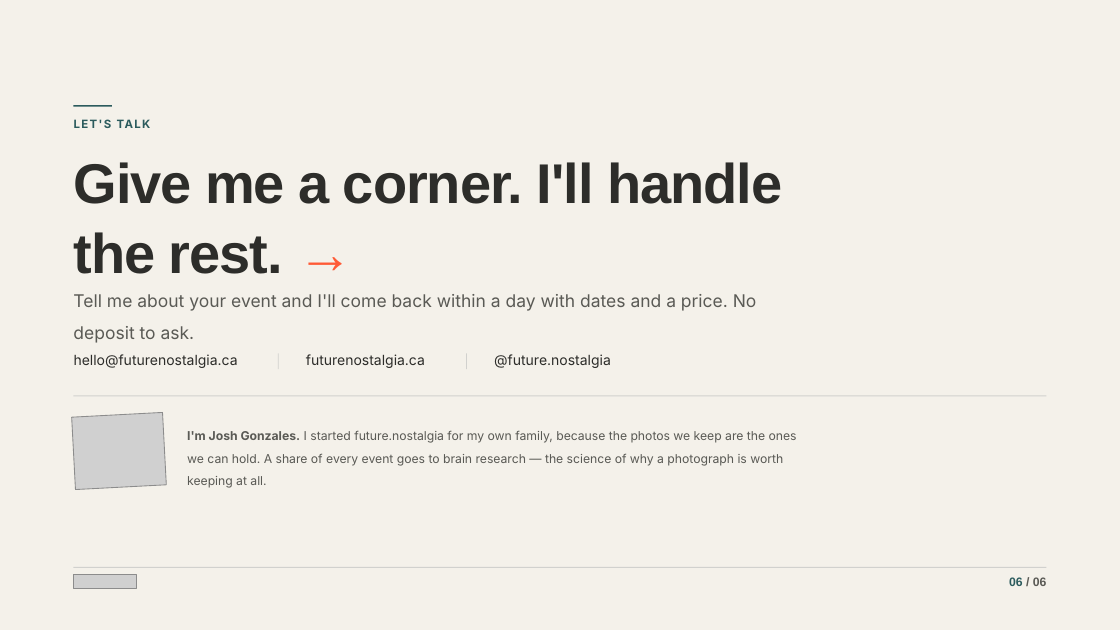
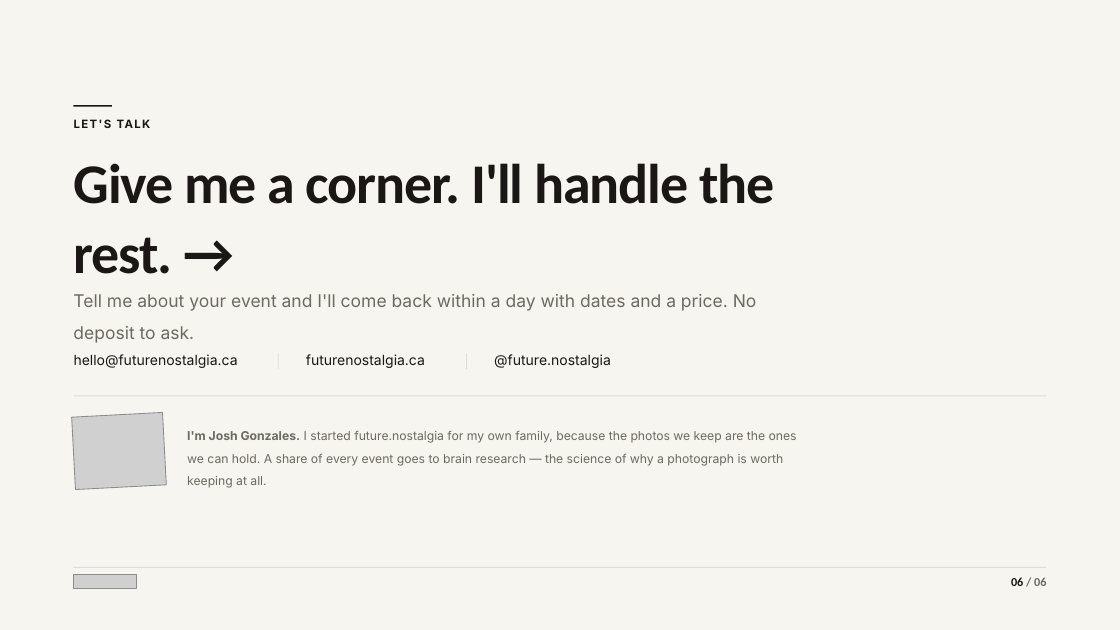
Before and after one commit to phdemotions/future.nostalgia, a slide deck: slide 6 of deck/future-nostalgia-deck.pptx. Drawn at 1120x630 pixels with LibreOffice and Linux fonts; fonts in the diff are those of the drawing; grey boxes stand for pictures. Boxes give left, top, right and bottom in pixels: in the first picture for what was removed or moved away, otherwise in the second. Text is boxed around its words. In the diff, an @@ line names an element or a change of style, - is before the commit and + after.

Commit message:
feat: reskin deck (HTML + PPTX) to the B&W serif system; intentional camera placeholders
Bring the venue deck in line with the monochrome serif brand: Fraunces + Inter,
warm black-and-white palette, no colour accent (emphasis via italic). Both the
self-contained HTML deck and the editable PowerPoint (regenerated from
build_pptx.py) now match the site.

Also replace the empty grey photo placeholders with a faint analog-camera mark
(deck slides + site print frames) so unfilled slots read as intentional, not
broken — the real-photo SWAP path is unchanged.

```diff
--- a/deck/future-nostalgia-deck.pptx
+++ b/deck/future-nostalgia-deck.pptx
@@ background #F4F1EA to #F7F5F0 @@
@@ text "LET'S TALK" at box(104, 119, 111, 128): text colour #2B5B5D to #1A1714 @@
@@ rectangle at box(74, 105, 113, 107): fill #2B5B5D to #1A1714 @@
@@ text "Give me a corner. I'll ..." at box(74, 163, 775, 274): font Arial to Calibri, text colour #2D2D2A to #1A1714; text colour #FF5A36 to #1A1714 in "→" @@
@@ text "Tell me about your event ..." at box(73, 294, 757, 343): text colour #5A5A55 to #6E6A62 @@
@@ rectangle at box(466, 354, 467, 370): fill #D1D1CE to #E2DDD3 @@
@@ text colour #2D2D2A to #1A1714 in 3 elements at box(74, 354, 238, 368), box(306, 354, 425, 368), box(494, 354, 611, 368) @@
@@ text "I'm Josh Gonzales. I started ..." at box(187, 431, 797, 488): text colour #5A5A55 to #6E6A62 @@
@@ rectangle at box(74, 567, 1047, 568): fill #D1D1CE to #E2DDD3 @@
@@ text "06 / 06" at box(1011, 577, 1046, 586): font Arial to Calibri; text colour #2B5B5D to #1A1714 in "06"; text colour #5A5A55 to #6E6A62 in "/ 06" @@
```
Also in this commit, not shown: 5 other slides changed, 3 other files.
